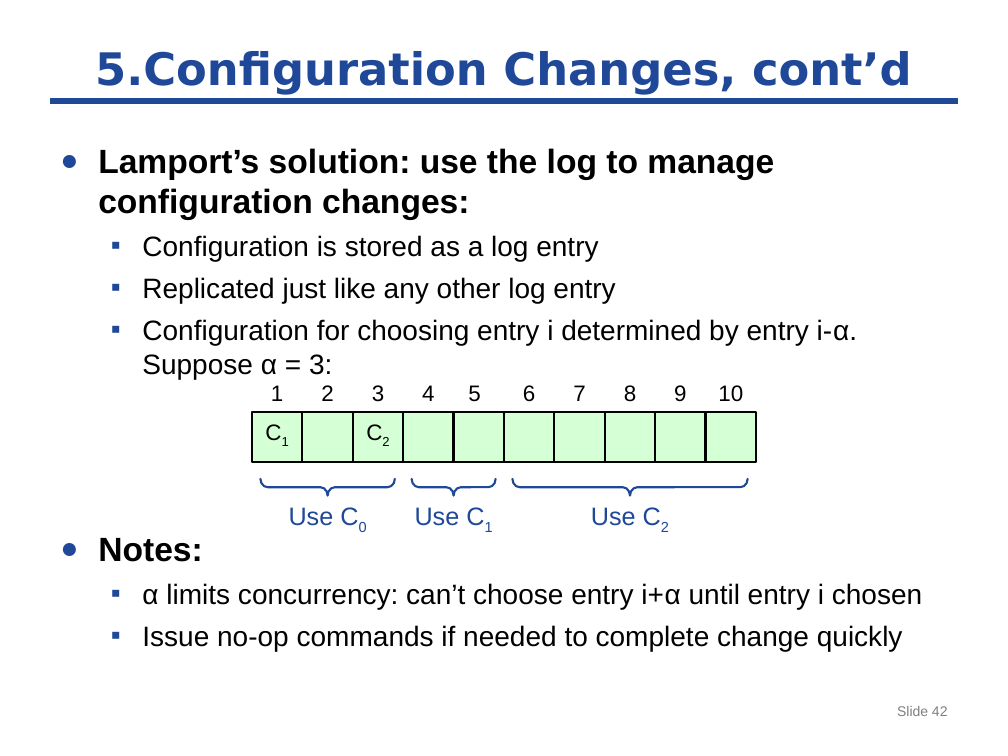
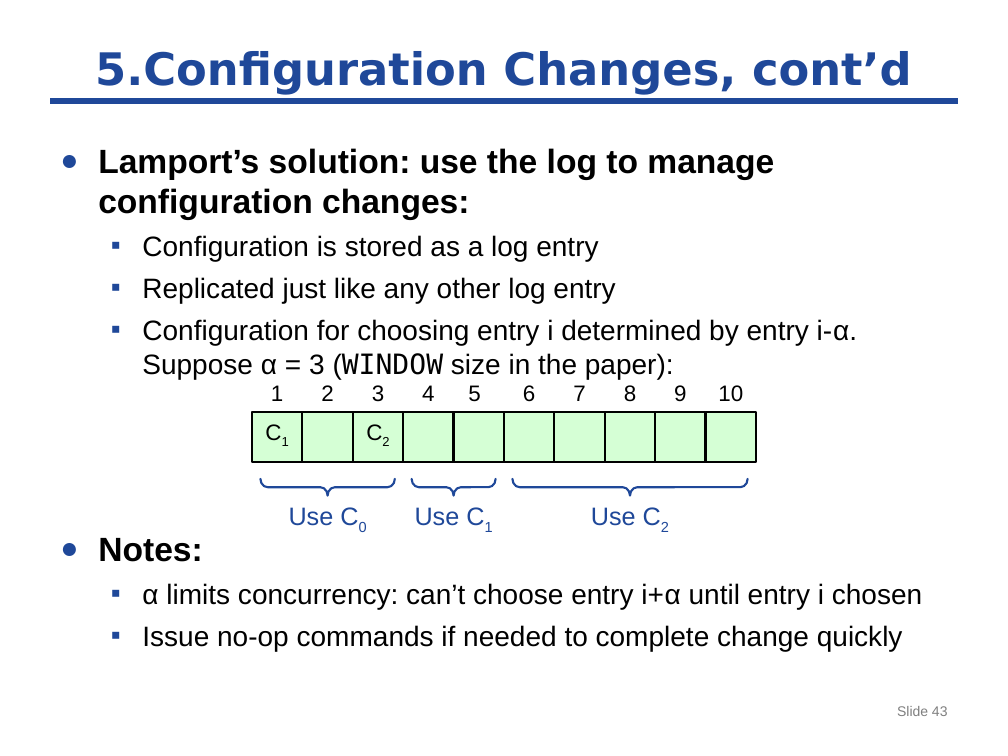
Before and after one commit to byshen/cse291_dependable_system, a slide deck: slide 43 of paxos/paxos-291.pptx (slide 42 before the commit). Drawn at 1008x756 pixels with LibreOffice and Linux fonts; fonts in the diff are those of the drawing. Boxes give left, top, right and bottom in pixels: in the first picture for what was removed or moved away, otherwise in the second. Text is boxed around its words. In the diff, an @@ line names an element or a change of style, - is before the commit and + after.

```diff
--- a/paxos/paxos-291.pptx
+++ b/paxos/paxos-291.pptx
@@ text at (142, 319, 858, 379): text changed @@
-  ▪ Configuration for choosing entry i determined by entry i-α.
-    Suppose α = 3:
+  ▪ Configuration for choosing entry i determined by entry i-α.
+    Suppose α = 3 (WINDOW size in the paper):
@@ page number at (897, 706, 948, 716): text changed @@
-Slide 42
+Slide 43
```
Also in this commit, not shown: 7 other slides changed, 5 slides added.
